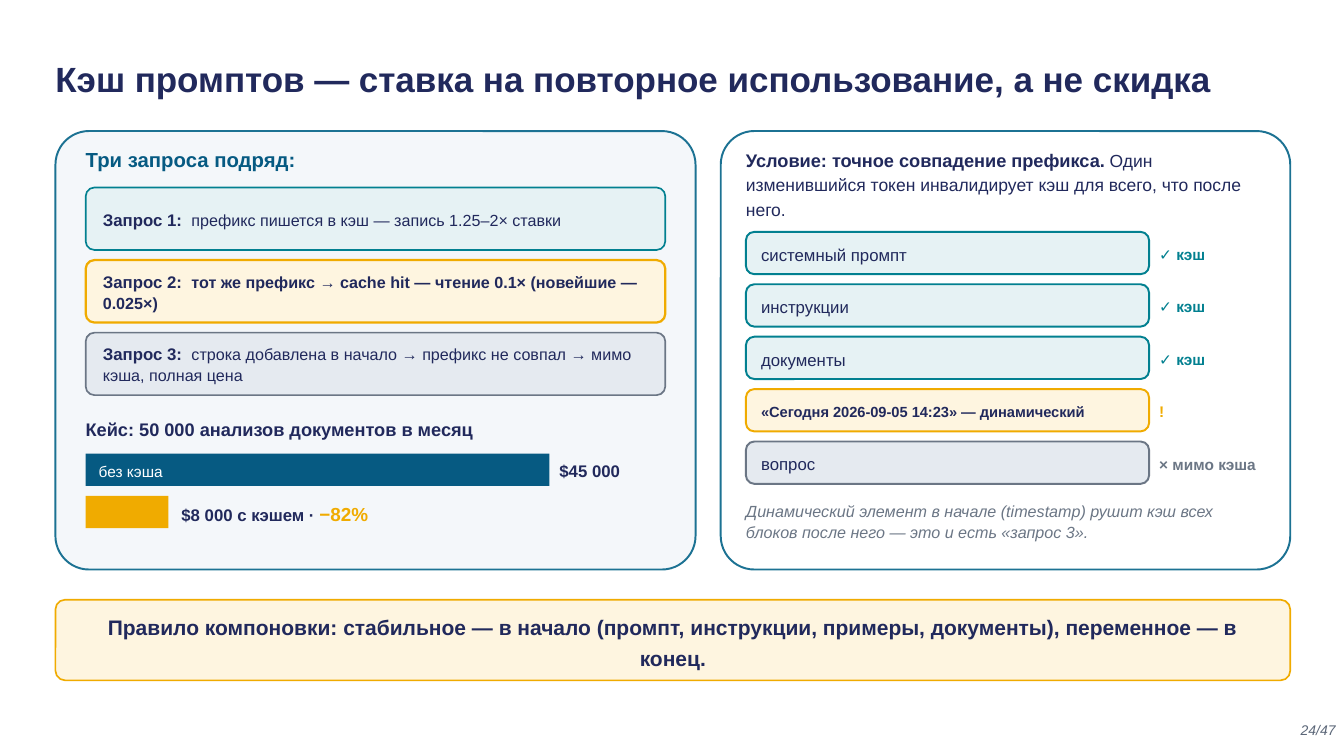
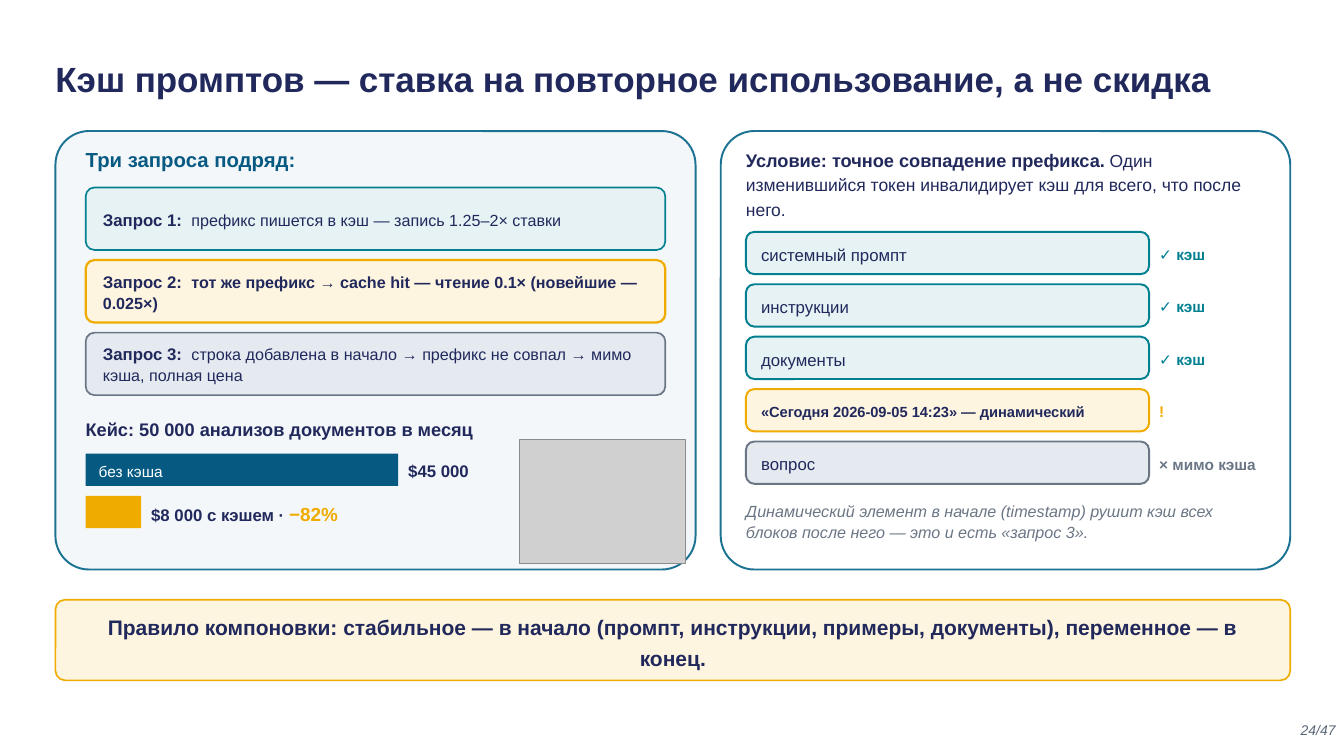
Before and after one commit to tellina-study/AI-usage-lessons, a slide deck: slide 24 of library/lectures/lec-02/rendered/lec-02.pptx. Drawn at 1344x756 pixels with LibreOffice and Linux fonts; fonts in the diff are those of the drawing; grey boxes stand for pictures. Boxes give left, top, right and bottom in pixels: in the first picture for what was removed or moved away, otherwise in the second. Text is boxed around its words. In the diff, an @@ line names an element or a change of style, - is before the commit and + after.

```diff
--- a/library/lectures/lec-02/rendered/lec-02.pptx
+++ b/library/lectures/lec-02/rendered/lec-02.pptx
@@ picture added at [519, 440, 686, 565] @@
@@ rectangle: place and size @@
-rectangle at [86, 454, 549, 486]
+rectangle at [86, 454, 398, 486]
@@ text "$45 000": place and size @@
-text "$45 000" at [559, 464, 620, 478]
+text "$45 000" at [408, 464, 469, 478]
@@ rectangle: place and size @@
-rectangle at [86, 496, 168, 528]
+rectangle at [86, 496, 141, 528]
@@ text "$8 000 с кэшем · ...": place and size @@
-text "$8 000 с кэшем · ..." at [181, 508, 368, 522]
+text "$8 000 с кэшем · ..." at [151, 508, 338, 522]
```
Also in this commit, not shown: 9 other slides changed, 29 other files.
